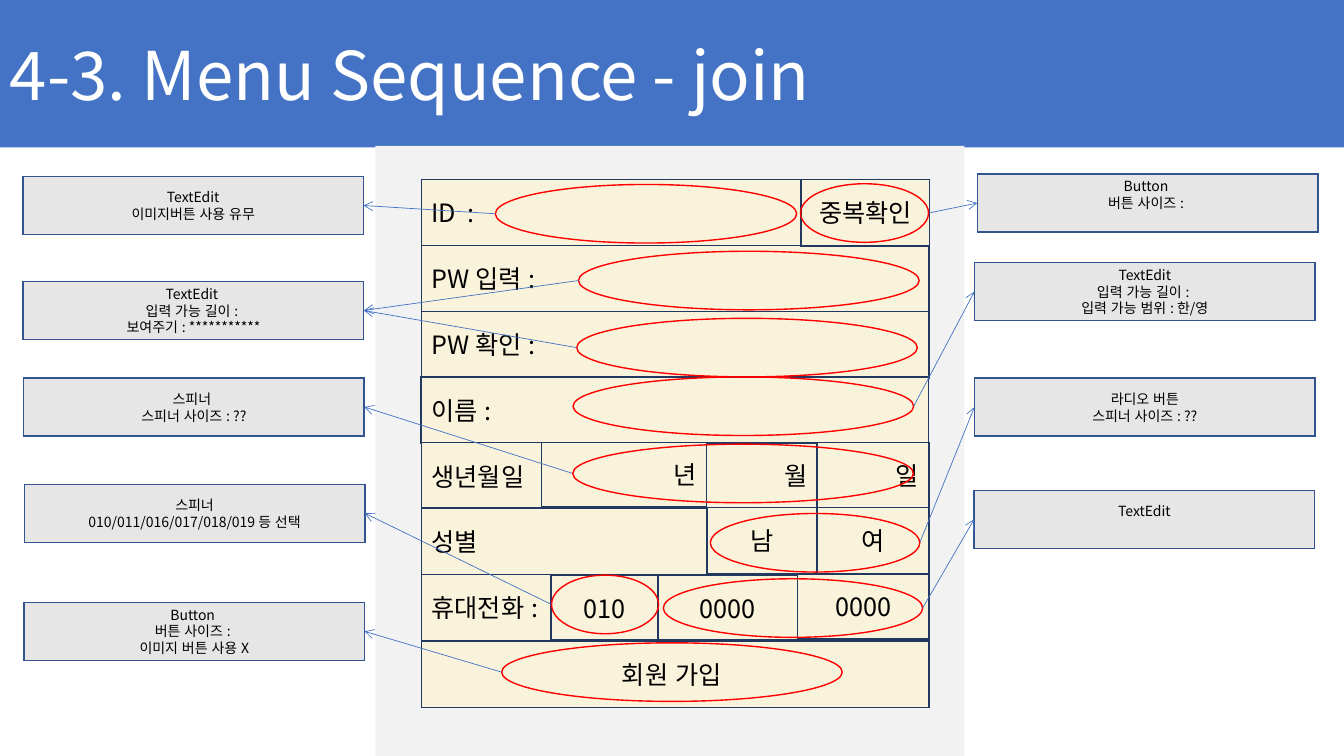
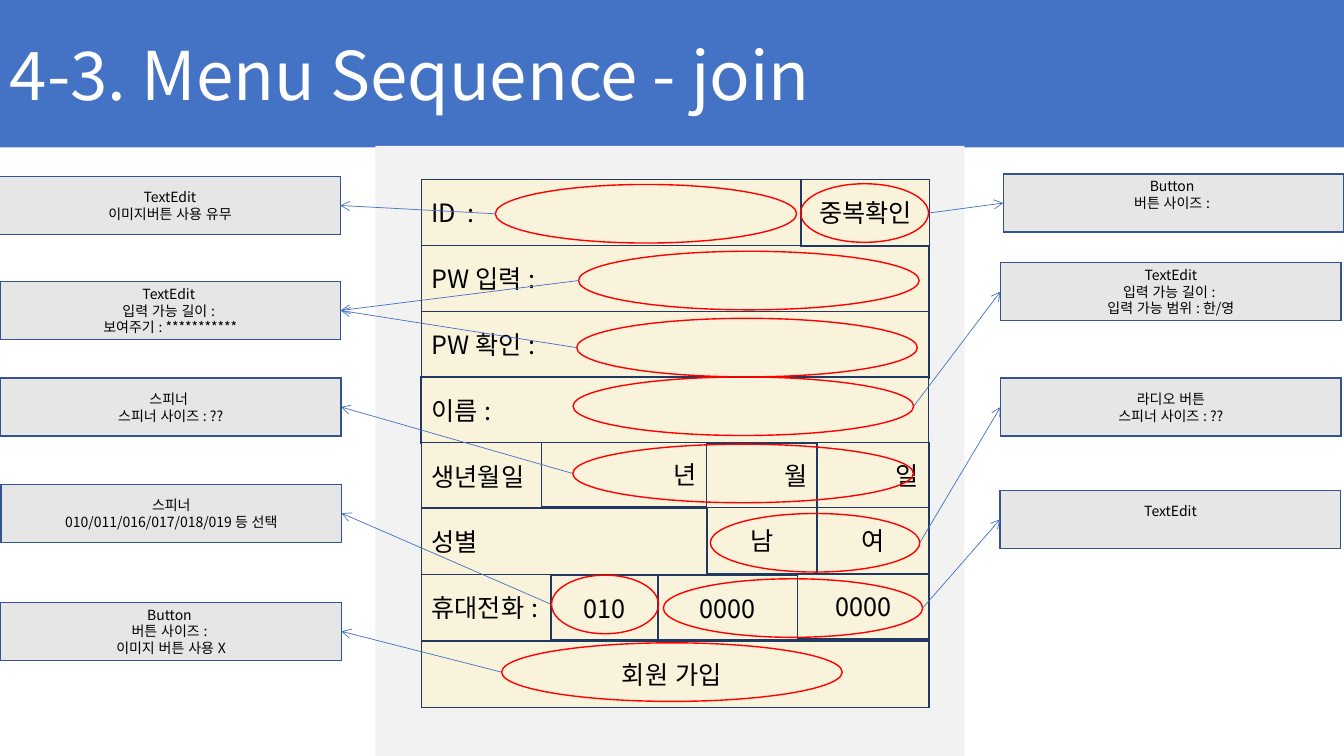
Before and after one commit to ChaeSung-Lee/DJ_InternShip, a slide deck: slide 41 of 2021_Summer/jp.hong/Project_BnC_jph.pptx. Drawn at 1344x756 pixels with LibreOffice and Linux fonts; fonts in the diff are those of the drawing. Boxes give left, top, right and bottom in pixels: in the first picture for what was removed or moved away, otherwise in the second. Text is boxed around its words. In the diff, an @@ line names an element or a change of style, - is before the commit and + after.

```diff
--- a/2021_Summer/jp.hong/Project_BnC_jph.pptx
+++ b/2021_Summer/jp.hong/Project_BnC_jph.pptx
@@ arrow moved from (495, 214) - (364, 206) to (495, 214) - (341, 206) @@
@@ arrow moved from (929, 213) - (978, 203) to (929, 213) - (1003, 203) @@
@@ arrow moved from (579, 280) - (364, 311) to (579, 280) - (341, 311) @@
@@ arrow moved from (913, 406) - (975, 291) to (913, 406) - (1001, 291) @@
@@ arrow moved from (577, 348) - (364, 311) to (577, 348) - (341, 311) @@
@@ arrow moved from (573, 474) - (364, 407) to (573, 474) - (341, 407) @@
@@ arrow moved from (920, 542) - (975, 407) to (920, 542) - (1001, 407) @@
@@ 5 rectangles: place and size @@
-5 rectangles at bbox=[23, 176, 365, 661]
+5 rectangles at bbox=[0, 176, 342, 661]
@@ 4 rectangles: place and size @@
-4 rectangles at bbox=[974, 174, 1319, 548]
+4 rectangles at bbox=[1000, 174, 1344, 548]
@@ arrow moved from (552, 605) - (365, 513) to (552, 605) - (342, 513) @@
@@ arrow moved from (923, 608) - (974, 519) to (923, 608) - (1000, 519) @@
@@ arrow moved from (502, 673) - (365, 631) to (502, 673) - (342, 631) @@
```
Also in this commit, not shown: 11 other slides changed, 13 slides added.
